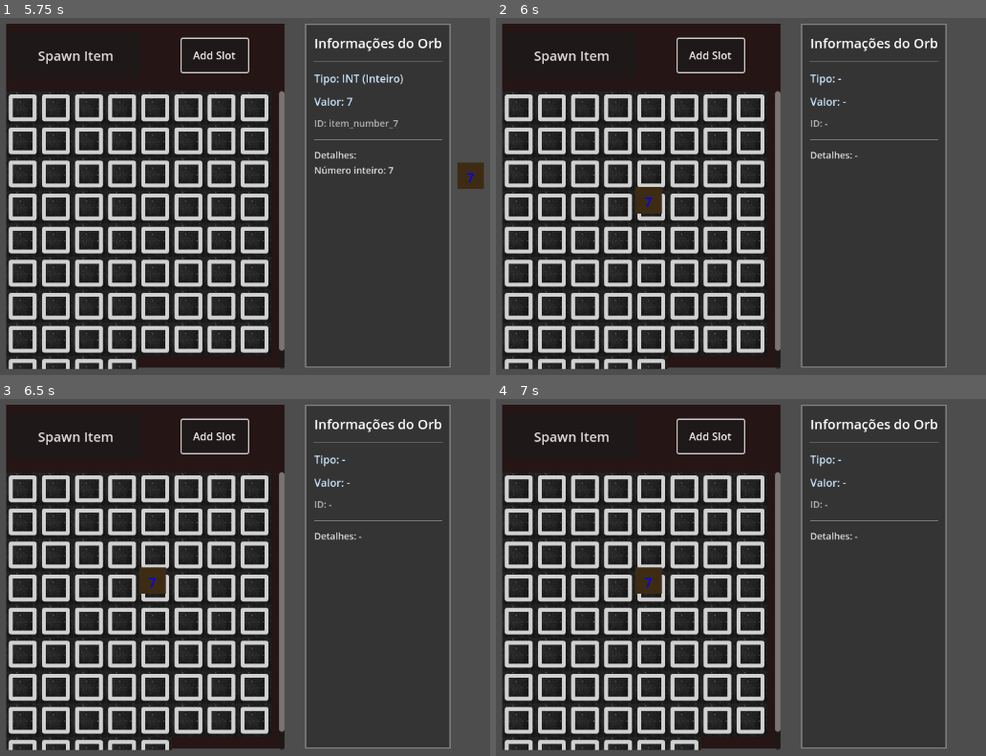
Above: before the commit, frames 1-4 (two rows, left to right).
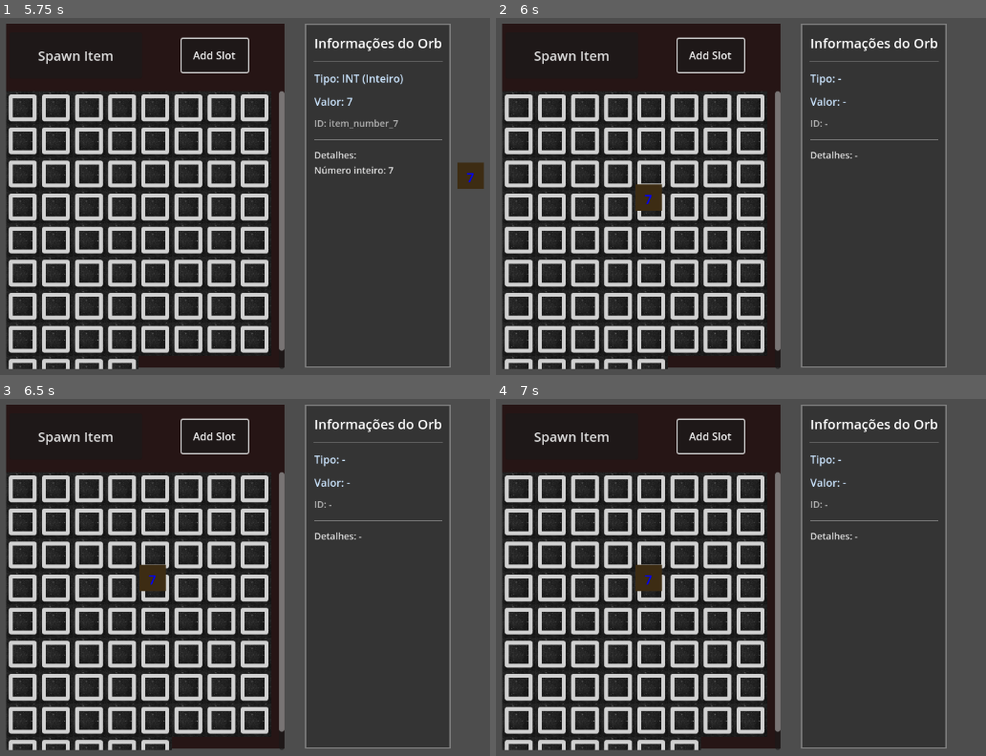
Above: after the commit, the same moments.

Repository: CorumbsDev/TCC
Game: Godot game, scene res://Inventory/inventory_menu.tscn
Two runs of this game, one before a commit and one after it. Both use one fixed random seed, a clock stepped at 60 frames per second and the inputs below.
Inputs (mouse positions are in pixels of both pictures, inside the frame that each line leads up to):
- Up to frame 1 (5.75 s): click "Spawn Item" at 0.5 s; click "Add Slot" at 1.25 s; click "Spawn Item" at 2 s; click "Add Slot" at 2.75 s; click "Spawn Item" at 3.5 s; click "Add Slot" at 4.25 s; tap Enter at 5 s; move the mouse to (470, 175) at 5.02 s; click (470, 175) at 5.1 s
- Up to frame 2 (6 s): tap Space at 5.75 s; move the mouse to (647, 217) at 5.77 s; click (647, 217) at 5.85 s
- Up to frame 3 (6.5 s): no input
- Up to frame 4 (7 s): tap Enter at 6.5 s; move the mouse to (873, 484) at 6.52 s; click (873, 484) at 6.6 s

Frame 1 is identical in both runs. In frame 2, 0.1% of the frame differs, in the area x 28-34%, y 46-55%; in frame 3, 0.1%; in frame 4, 0.1%.

Commit message:
add:binary_double

Diff:
--- a/Inventory/Data/data_handler.gd
+++ b/Inventory/Data/data_handler.gd
@@ -46,5 +46,21 @@
 	"item_operator_shiftright": {"Operator": ">>"},
 	"item_function_sin": {"Operator": "sin"},
 	"item_function_cos": {"Operator": "cos"},
-	"item_function_sqrt": {"Operator": "sqrt"}
+	"item_function_sqrt": {"Operator": "sqrt"},
+
+	# ===== DOUBLE (Precisão Dupla - ocupa 2 slots) =====
+	"item_double_3.14159": {"Value": 3.14159265, "DataType": "DOUBLE"},
+	"item_double_2.71828": {"Value": 2.71828182, "DataType": "DOUBLE"},
+	"item_double_1.41421": {"Value": 1.41421356, "DataType": "DOUBLE"},
+
+	# ===== BINARY (Binário - ocupa 8 slots) =====
+	# ===== BINARY (Binário - 1 slot, sprite próprio) =====
+	"item_binary_0": {"Value": 0, "DataType": "BINARY", "Bits": 1},
+	"item_binary_1": {"Value": 1, "DataType": "BINARY", "Bits": 1},
+	"item_binary_10": {"Value": 2, "DataType": "BINARY", "Bits": 2},
+	"item_binary_11": {"Value": 3, "DataType": "BINARY", "Bits": 2},
+	"item_binary_5": {"Value": 5, "DataType": "BINARY", "Bits": 3},
+	"item_binary_1010": {"Value": 10, "DataType": "BINARY", "Bits": 4},
+	"item_binary_42": {"Value": 42, "DataType": "BINARY", "Bits": 6},
+	"item_binary_255": {"Value": 255, "DataType": "BINARY", "Bits": 8}
 }
--- a/Inventory/Items/item.gd
+++ b/Inventory/Items/item.gd
@@ -3,7 +3,7 @@
 @onready var value_label: Label = $ColorRect/value_label
 
 # Enum para identificar o tipo de dado do orb
-enum DataType {INT, FLOAT, BOOLEAN, STRING, OPERATOR}
+enum DataType {INT, FLOAT, BOOLEAN, STRING, OPERATOR, DOUBLE, BINARY}
 
 var item_ID : String
 var data_type: DataType = DataType.INT  # Tipo padrão é INT
@@ -11,6 +11,9 @@
 var value_float : float = 0.0
 var value_bool : bool = false
 var value_string : String = ""
+var value_double : float = 0.0  # Precisão dupla (ocupa 2 slots)
+var value_binary : String = "00000000"  # Representação binária em string
+var binary_bits : int = 8  # Quantidade de bits para o tipo BINARY
 var operator : String = ""
 var selected = false
 var item_grids := [Vector2(0,0)]
@@ -84,6 +87,10 @@
 				info.id = "item_string_" + str(value_string.hash())
 			DataType.OPERATOR:
 				info.id = "item_operator_" + operator
+			DataType.DOUBLE:
+				info.id = "item_double_" + str(value_double)
+			DataType.BINARY:
+				info.id = "item_binary_" + str(value)
 			_:
 				info.id = "item_unknown"
 	else:
@@ -110,6 +117,15 @@
 			info.tipo = "OPERATOR (Operador)"
 			info.valor = operator
 			info.detalhes = "Operador: " + operator
+		DataType.DOUBLE:
+			info.tipo = "DOUBLE (Precisão Dupla)"
+			info.valor = str(value_double)
+			info.detalhes = "Valor double: " + str(value_double) + "\nOcupa 2 slots"
+		DataType.BINARY:
+			var decimal_val = binary_to_int(value_binary)
+			info.tipo = "BINARY (Binário)"
+			info.valor = value_binary
+			info.detalhes = "Binário: " + value_binary + "\nDecimal: " + str(decimal_val) + "\nBits: " + str(binary_bits) + "\nOcupa " + str(binary_bits) + " slots"
 		_:
 			info.tipo = "DESCONHECIDO"
 			info.valor = str(value)
@@ -151,6 +167,25 @@
 				value = 0
 				value_float = 0.0
 				value_bool = false
+			"DOUBLE":
+				data_type = DataType.DOUBLE
+				value_double = float(data.get("Value", 0.0))
+				value = int(value_double)
+				value_float = value_double
+				value_bool = false
+				value_string = ""
+				# DOUBLE ocupa 2 slots horizontais
+				item_grids = [Vector2(0,0), Vector2(1,0)]
+			"BINARY", "BIN":
+				data_type = DataType.BINARY
+				binary_bits = int(data.get("Bits", 8))
+				value = int(data.get("Value", 0))
+				value_binary = int_to_binary(value, binary_bits)
+				value_float = float(value)
+				value_bool = false
+				value_string = ""
+				# BINARY ocupa 1 slot (antes era N slots)
+				item_grids = [Vector2(0,0)]
 			_:
 				# Padrão: INT
 				data_type = DataType.INT
@@ -191,27 +226,48 @@
 			value_float = float(new_value)
 			value_bool = false
 			value_string = ""
+			item_grids = [Vector2(0,0)]
 		DataType.FLOAT:
 			value_float = float(new_value)
 			value = int(value_float)
 			value_bool = false
 			value_string = ""
+			item_grids = [Vector2(0,0)]
 		DataType.BOOLEAN:
 			value_bool = bool(new_value)
 			value = 1 if value_bool else 0
 			value_float = 1.0 if value_bool else 0.0
 			value_string = ""
+			item_grids = [Vector2(0,0)]
 		DataType.STRING:
 			value_string = str(new_value)
 			value = 0
 			value_float = 0.0
 			value_bool = false
+			item_grids = [Vector2(0,0)]
 		DataType.OPERATOR:
 			operator = str(new_value)
 			value = 0
 			value_float = 0.0
 			value_bool = false
 			value_string = ""
+			item_grids = [Vector2(0,0)]
+		DataType.DOUBLE:
+			value_double = float(new_value)
+			value = int(value_double)
+			value_float = value_double
+			value_bool = false
+			value_string = ""
+			# DOUBLE ocupa 2 slots horizontais
+			item_grids = [Vector2(0,0), Vector2(1,0)]
+		DataType.BINARY:
+			value = int(new_value)
+			value_binary = int_to_binary(value, binary_bits)
+			value_float = float(value)
+			value_bool = false
+			value_string = ""
+			# BINARY ocupa 1 slot (antes era N slots)
+			item_grids = [Vector2(0,0)]
 
 	update_label_display()
 
@@ -228,6 +284,10 @@
 			return value_string
 		DataType.OPERATOR:
 			return operator
+		DataType.DOUBLE:
+			return str(value_double)
+		DataType.BINARY:
+			return str(binary_to_int(value_binary))
 		_:
 			return str(value)
 
@@ -259,39 +319,105 @@
 	# Garante que a Label está visível
 	value_label.visible = true
 
+	# Referência ao ColorRect pai da label
+	var color_rect = value_label.get_parent() if value_label.get_parent() is ColorRect else null
+
 	# Configura o texto baseado no tipo
 	if data_type == DataType.OPERATOR:
 		value_label.text = operator
 		value_label.add_theme_color_override("font_color", Color.RED)
 		value_label.add_theme_font_size_override("font_size", 24)
+		_resize_visual(color_rect, 1)
 	elif data_type == DataType.INT:
 		value_label.text = str(value)
 		value_label.add_theme_color_override("font_color", Color.BLUE)
 		value_label.add_theme_font_size_override("font_size", 20)
+		_resize_visual(color_rect, 1)
 	elif data_type == DataType.FLOAT:
 		value_label.text = str(value_float)
 		value_label.add_theme_color_override("font_color", Color.CYAN)
 		value_label.add_theme_font_size_override("font_size", 20)
+		_resize_visual(color_rect, 1)
 	elif data_type == DataType.BOOLEAN:
 		value_label.text = "true" if value_bool else "false"
 		value_label.add_theme_color_override("font_color", Color.GREEN)
 		value_label.add_theme_font_size_override("font_size", 20)
+		_resize_visual(color_rect, 1)
 	elif data_type == DataType.STRING:
 		value_label.text = '"' + value_string + '"'
 		value_label.add_theme_color_override("font_color", Color.YELLOW)
 		value_label.add_theme_font_size_override("font_size", 18)
+		_resize_visual(color_rect, 1)
+	elif data_type == DataType.DOUBLE:
+		# DOUBLE: mostra valor com precisão, ocupa 2 slots
+		value_label.text = str(value_double)
+		value_label.add_theme_color_override("font_color", Color.MAGENTA)
+		value_label.add_theme_font_size_override("font_size", 16)
+		_resize_visual(color_rect, 2)
+	elif data_type == DataType.BINARY:
+		# BINARY: mostra valor bit a bit (ex: "1010") em 1 slot
+		value_label.text = value_binary
+		value_label.add_theme_color_override("font_color", Color.LIME)
+		value_label.add_theme_font_size_override("font_size", 14)
+		_resize_visual(color_rect, 1) # Sempre 1 slot
+
+		# Tenta carregar sprite específico se existir
+		var icon = get_node_or_null("Icon")
+		if icon:
+			var binary_texture = load("res://Inventory/Sprites/Item_binary.png")
+			if binary_texture:
+				icon.texture = binary_texture
 	else:
 		value_label.text = str(value)
 		value_label.add_theme_color_override("font_color", Color.BLACK)
 		value_label.add_theme_font_size_override("font_size", 20)
+		_resize_visual(color_rect, 1)
 
 	# Força o redesenho
 	value_label.queue_redraw()
 
+func _resize_visual(color_rect, slot_count: int):
+	"""Redimensiona o ColorRect e a Label para cobrir múltiplos slots"""
+	var slot_size = 50  # Tamanho de cada slot em pixels
+	var total_width = slot_count * slot_size
+
+	if color_rect and color_rect is ColorRect:
+		# Mantém margem de 5px em cada lado (slot = 50px, visual = 40px por slot)
+		color_rect.offset_left = -19
+		color_rect.offset_right = total_width - 19 - 10
+		color_rect.offset_top = -20
+		color_rect.offset_bottom = 20
+
+	if value_label:
+		# Label preenche o ColorRect
+		value_label.offset_left = 0
+		value_label.offset_right = total_width - 10
+		value_label.custom_minimum_size.x = total_width - 10
+
 func _snap_to(destination):
 	var tween = get_tree().create_tween()
-	# Ajuste para usar o tamanho da Label
-	if value_label:
-		destination += value_label.size / 2
+	# Offset fixo baseado no centro de 1 slot (50x50)
+	# Não usa value_label.size pois itens multi-slot teriam offset errado
+	destination += Vector2(20, 10)
 	tween.tween_property(self, "global_position", destination, 0.15).set_trans(Tween.TRANS_SINE)
 	selected = false
+
+# ===== Funções auxiliares para BINARY =====
+
+func int_to_binary(val: int, bits: int) -> String:
+	"""Converte um inteiro para string binária com N bits"""
+	if val < 0:
+		val = 0
+	var result = ""
+	var temp = val
+	for i in range(bits):
+		result = str(temp % 2) + result
+		temp = temp / 2
+	return result
+
+func binary_to_int(bin_str: String) -> int:
+	"""Converte uma string binária para inteiro"""
+	var result = 0
+	for i in range(bin_str.length()):
+		result = result * 2 + int(bin_str[i])
+	return result
--- a/Inventory/controlador.gd
+++ b/Inventory/controlador.gd
@@ -117,6 +117,8 @@
 			return int(valor)
 		"FLOAT":
 			return float(valor)
+		"DOUBLE":
+			return float(valor)
 		"BOOLEAN":
 			if typeof(valor) == TYPE_BOOL:
 				return bool(valor)
@@ -126,6 +128,8 @@
 				return bool(valor)
 		"STRING":
 			return str(valor)
+		"BINARY":
+			return int(valor)
 		_:
 			return float(valor)
 
--- a/Inventory/inventory_menu.gd
+++ b/Inventory/inventory_menu.gd
@@ -116,12 +116,15 @@
 		add_child(new_item)
 
 		var random_item = ""
-		match randi_range(1, 5):
+		match randi_range(1, 8):
 			1: random_item = "item_number_7"
 			2: random_item = "item_operator_plus"
 			3: random_item = "item_operator_increment"
 			4: random_item = "item_number_7"
 			5: random_item = "item_number_5"
+			6: random_item = "item_double_3.14159"
+			7: random_item = "item_binary_10"
+			8: random_item = "item_binary_42"
 
 		if new_item.has_method("load_item"):
 			new_item.load_item(random_item)
@@ -189,29 +192,34 @@
 	if not can_place or not current_slot:
 		return
 
-	item_held.get_parent().remove_child(item_held)
-	grid_container.add_child(item_held)
-	item_held.global_position = get_global_mouse_position()
+	# Salva referência ao item sendo colocado (a cascata de expressão pode alterar item_held)
+	var placing_item = item_held
+
+	placing_item.get_parent().remove_child(placing_item)
+	grid_container.add_child(placing_item)
+	placing_item.global_position = get_global_mouse_position()
 
 	var calculated_grid_id = current_slot.slot_ID + int(icon_anchor.x) * col_count + int(icon_anchor.y)
-	item_held._snap_to(grid_array[calculated_grid_id].global_position)
-	item_held.grid_anchor = current_slot
-
-	for grid in item_held.item_grids:
+	placing_item._snap_to(grid_array[calculated_grid_id].global_position)
+	placing_item.grid_anchor = current_slot
+
+	for grid in placing_item.item_grids:
 		var grid_to_check = current_slot.slot_ID + grid[0] + grid[1] * col_count
 		grid_array[grid_to_check].state = grid_array[grid_to_check].States.TAKEN
-		grid_array[grid_to_check].item_stored = item_held
-		grid_array[grid_to_check].set_item(item_held)
+		grid_array[grid_to_check].item_stored = placing_item
+		grid_array[grid_to_check].set_item(placing_item)
 
 	# Conecta sinais de hover do item colocado (verifica se já está conectado)
-	if item_held.has_signal("mouse_entered_item"):
-		if not item_held.mouse_entered_item.is_connected(_on_item_mouse_entered):
-			item_held.mouse_entered_item.connect(_on_item_mouse_entered)
-	if item_held.has_signal("mouse_exited_item"):
-		if not item_held.mouse_exited_item.is_connected(_on_item_mouse_exited):
-			item_held.mouse_exited_item.connect(_on_item_mouse_exited)
-
-	item_held = null
+	if placing_item.has_signal("mouse_entered_item"):
+		if not placing_item.mouse_entered_item.is_connected(_on_item_mouse_entered):
+			placing_item.mouse_entered_item.connect(_on_item_mouse_entered)
+	if placing_item.has_signal("mouse_exited_item"):
+		if not placing_item.mouse_exited_item.is_connected(_on_item_mouse_exited):
+			placing_item.mouse_exited_item.connect(_on_item_mouse_exited)
+
+	# Só zera item_held se a cascata de expressão não criou um novo item resultado
+	if item_held == placing_item:
+		item_held = null
 	clear_grid()
 
 func pick_item():
@@ -258,12 +266,17 @@
 	for linha in range(8):
 		var sequence = []
 		var slots_na_sequencia = []  # Armazena os slots usados na sequência
+		var itens_ja_contados = []  # Evita duplicatas de itens multi-slot
 		for coluna in range(8):
 			var index = linha * 8 + coluna
 			if index < grid_array.size():
 				var slot = grid_array[index]
 				if slot.item_stored != null:
 					var item = slot.item_stored
+					# Pula se este item já foi contado (multi-slot)
+					if item in itens_ja_contados:
+						continue
+					itens_ja_contados.append(item)
 					# Verifica se é operador
 					if item.get("data_type") != null and item.data_type == item.DataType.OPERATOR:
 						if item.operator != "":
@@ -300,6 +313,7 @@
 						_process_sequence(sequence)
 					sequence.clear()
 					slots_na_sequencia.clear()
+					itens_ja_contados.clear()
 
 		if sequence.size() >= 3:
 			# Armazena os slots usados antes de processar
@@ -310,12 +324,17 @@
 	for coluna in range(8):
 		var sequence = []
 		var slots_na_sequencia = []  # Armazena os slots usados na sequência
+		var itens_ja_contados = []  # Evita duplicatas de itens multi-slot
 		for linha in range(8):
 			var index = linha * 8 + coluna
 			if index < grid_array.size():
 				var slot = grid_array[index]
 				if slot.item_stored != null:
 					var item = slot.item_stored
+					# Pula se este item já foi contado (multi-slot)
+					if item in itens_ja_contados:
+						continue
+					itens_ja_contados.append(item)
 					# Verifica se é operador
 					if item.get("data_type") != null and item.data_type == item.DataType.OPERATOR:
 						if item.operator != "":
@@ -352,6 +371,7 @@
 						_process_sequence(sequence)
 					sequence.clear()
 					slots_na_sequencia.clear()
+					itens_ja_contados.clear()
 
 		if sequence.size() >= 3:
 			# Armazena os slots usados antes de processar
@@ -528,6 +548,14 @@
 					if valor_str.length() > 20:
 						valor_str = valor_str.substr(0, 20) + "..."
 					new_item.set_value_by_type(valor_str, tipo_enum)
+				"DOUBLE":
+					tipo_enum = new_item.DataType.DOUBLE
+					var valor_double = float(resultado)
+					new_item.set_value_by_type(valor_double, tipo_enum)
+				"BINARY":
+					tipo_enum = new_item.DataType.BINARY
+					var valor_binary = int(resultado)
+					new_item.set_value_by_type(valor_binary, tipo_enum)
 				_:
 					# Fallback: tenta converter para int
 					tipo_enum = new_item.DataType.INT
@@ -549,6 +577,12 @@
 		item_held = new_item
 		print("Item de resultado criado - Valor: ", resultado, " Tipo: ", tipo_resultado)
 
+		# Força a verificação de disponibilidade para o novo item
+		# (o mouse já está sobre um slot, mas o sinal slot_entered não vai disparar novamente)
+		if current_slot:
+			check_slot_availability(current_slot)
+			set_grids.call_deferred(current_slot)
+
 func consumir_itens_expressao():
 	"""Remove os itens usados na expressão do grid"""
 	print("Consumindo ", ultimos_slots_expressao.size(), " itens da expressão")
Binary file added: Inventory/Sprites/Item_binary.png
Not shown, added: Inventory/Sprites/Item_binary.png.import
